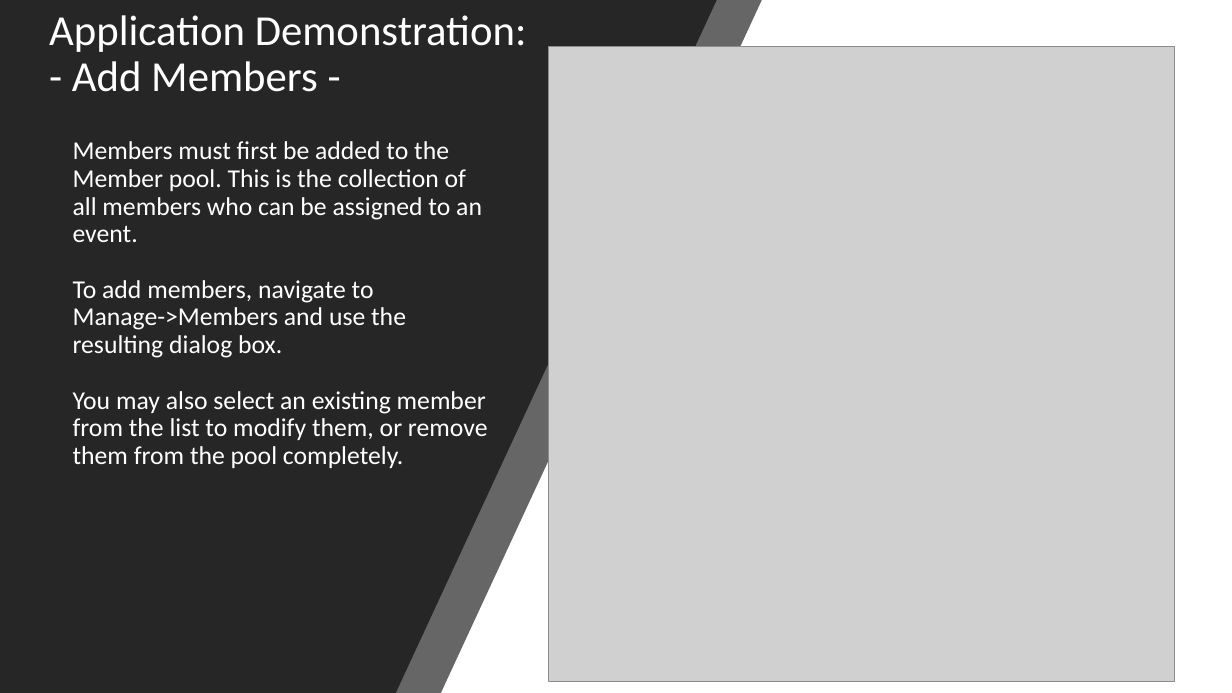
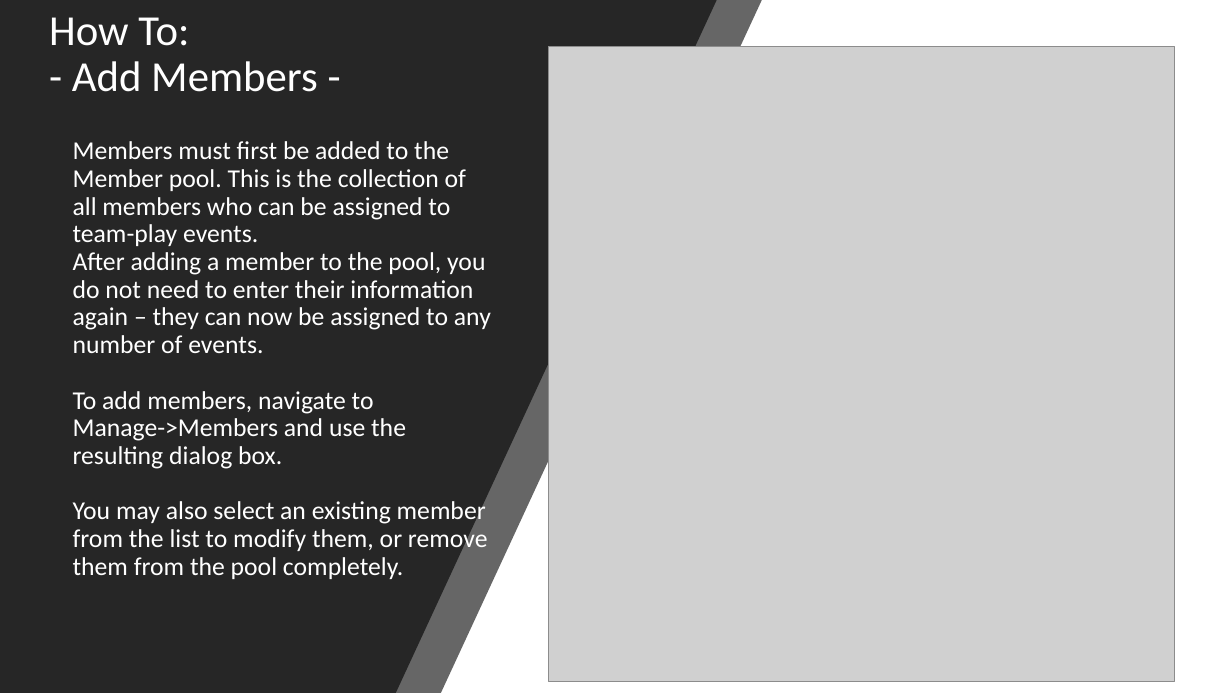
Before and after one commit to dustinfast/TeamPlayTracker, a slide deck: slide 2 of InstructionManual/TeamPlayTrackerHowTo.pptx (slide 10 before the commit). Drawn at 1232x693 pixels with LibreOffice and Linux fonts; fonts in the diff are those of the drawing; grey boxes stand for pictures. Boxes give left, top, right and bottom in pixels: in the first picture for what was removed or moved away, otherwise in the second. Text is boxed around its words. In the diff, an @@ line names an element or a change of style, - is before the commit and + after.

```diff
--- a/InstructionManual/TeamPlayTrackerHowTo.pptx
+++ b/InstructionManual/TeamPlayTrackerHowTo.pptx
@@ title at (49,17,318,92): text changed @@
-Application Demonstration:
-- Add Members -
+How To:
+- Add Members -
@@ text at (73,141,491,579): text changed @@
-Members must first be added to the Member pool. This is the collection of all members who can be assigned to an event.
-To add members, navigate to
-Manage->Members and use the resulting dialog box.
-You may also select an existing member from the list to modify them, or remove them from the pool completely.
+Members must first be added to the Member pool. This is the collection of all members who can be assigned to team-play events.
+After adding a member to the pool, you do not need to enter their information again – they can now be assigned to any number of events.
+To add members, navigate to
+Manage->Members and use the resulting dialog box.
+You may also select an existing member from the list to modify them, or remove them from the pool completely.
```
Also in this commit, not shown: 7 other slides changed, 8 slides removed.
